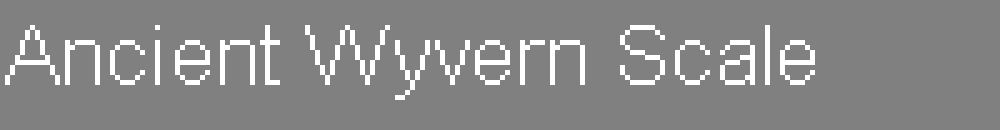
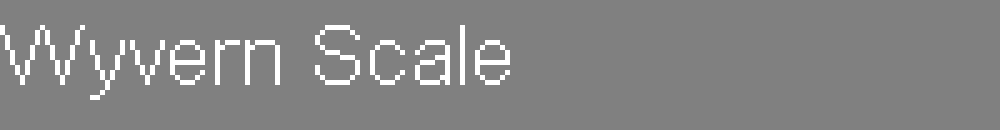
Revision of a layered w=1000, h=130 image; what changed, layer by layer:
renamed "Ancient Wyvern Scale" to "Wyvern Scale", painted on it over 0, 25, 815, 100
